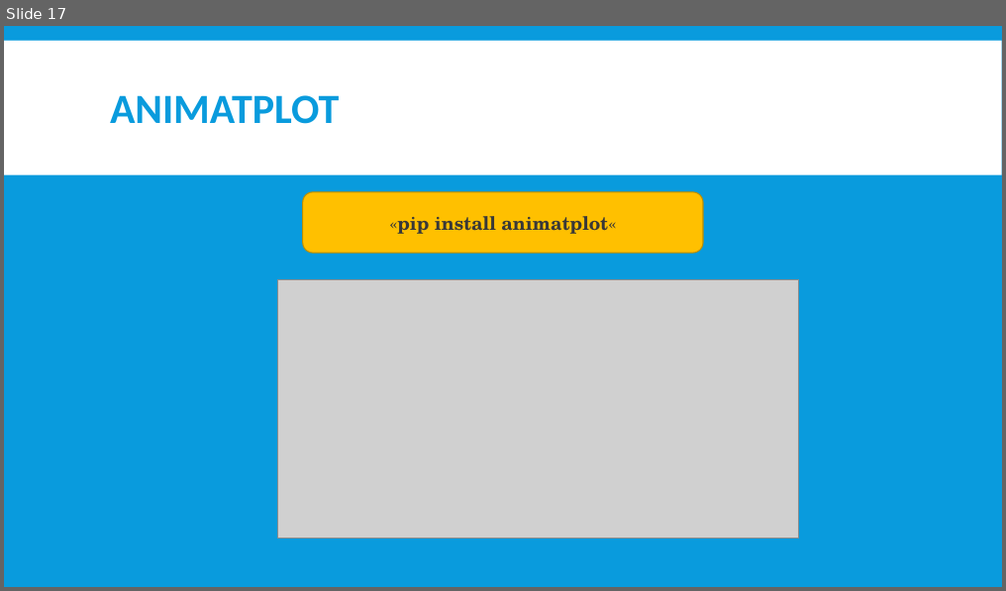
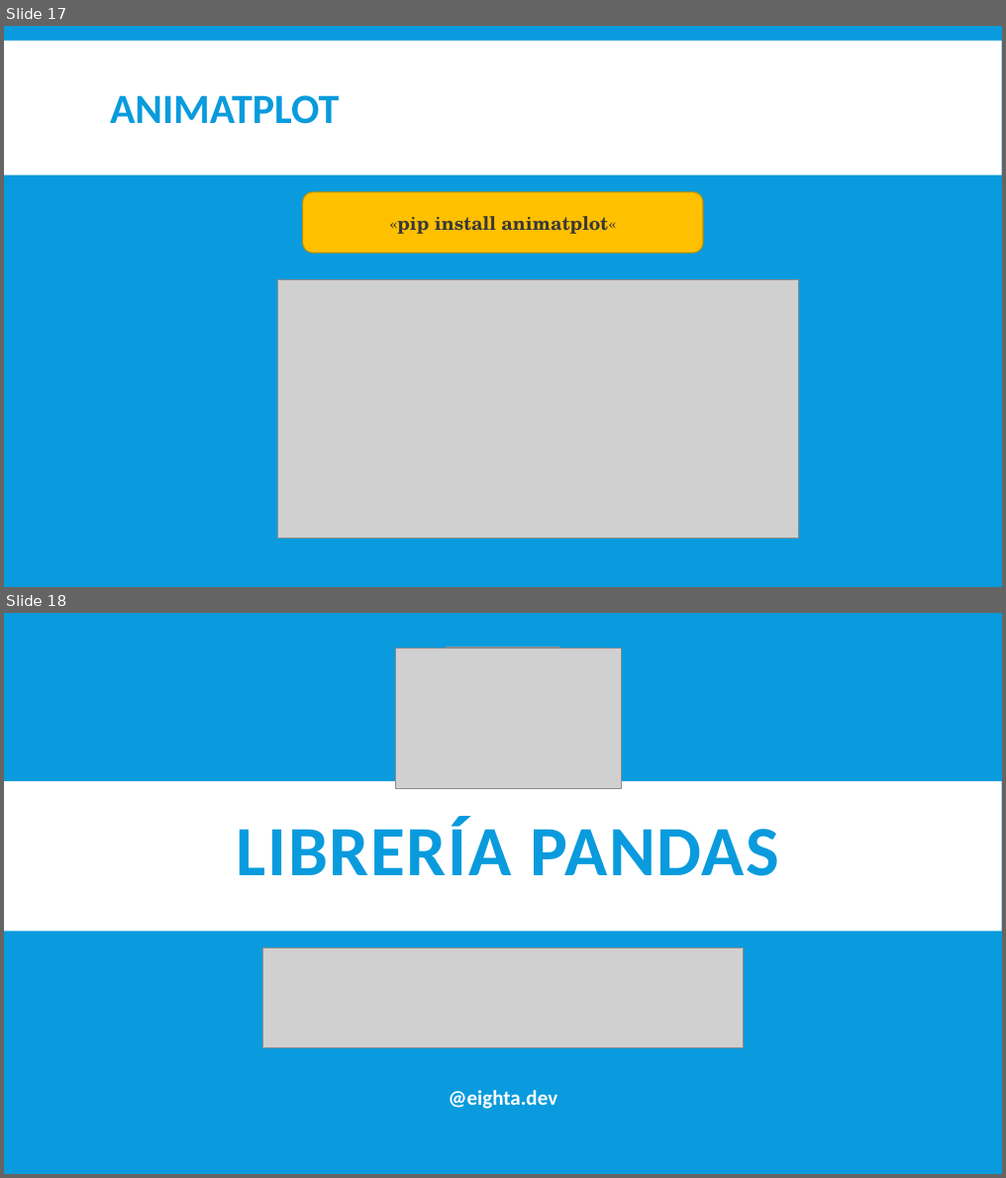
Before and after one commit to LuisOchoa1495/Graficos-Python, a slide deck: MATPLOTLIB_INTRODUCCION.pptx. Shown one above the other, each under a label of ours: slide 17 before the commit, slides 17 and 18 after it. The pictures are 1006x591 and 1006x1178 pixels, drawn with LibreOffice and Linux fonts; fonts in the diff are those of the drawing; grey boxes stand for pictures. Boxes give left, top, right and bottom in pixels: in the first picture for what was removed or moved away, otherwise in the second. Text is boxed around its words. In the diff, an @@ line names an element or a change of style, - is before the commit and + after.

```diff
--- a/MATPLOTLIB_INTRODUCCION.pptx
+++ b/MATPLOTLIB_INTRODUCCION.pptx
@@ slide 18 added at bbox=[4, 613, 1002, 1174], background #099BDD @@
@@ picture added at bbox=[395, 649, 621, 789] @@
@@ picture added at bbox=[446, 647, 560, 761] @@
@@ rectangle added at bbox=[4, 781, 1002, 931], fill #FFFFFF @@
@@ title added at bbox=[237, 817, 780, 876], 68 pt, text #099BDD, bold @@
+LIBRERÍA PANDAS
@@ picture added at bbox=[263, 949, 744, 1049] @@
@@ subtitle added at bbox=[449, 1090, 558, 1109], 20 pt, text #FFFFFF, bold @@
+@eighta.dev
```
Also in this commit, not shown: 3 other slides added, 1 slide removed, 7 other files.
